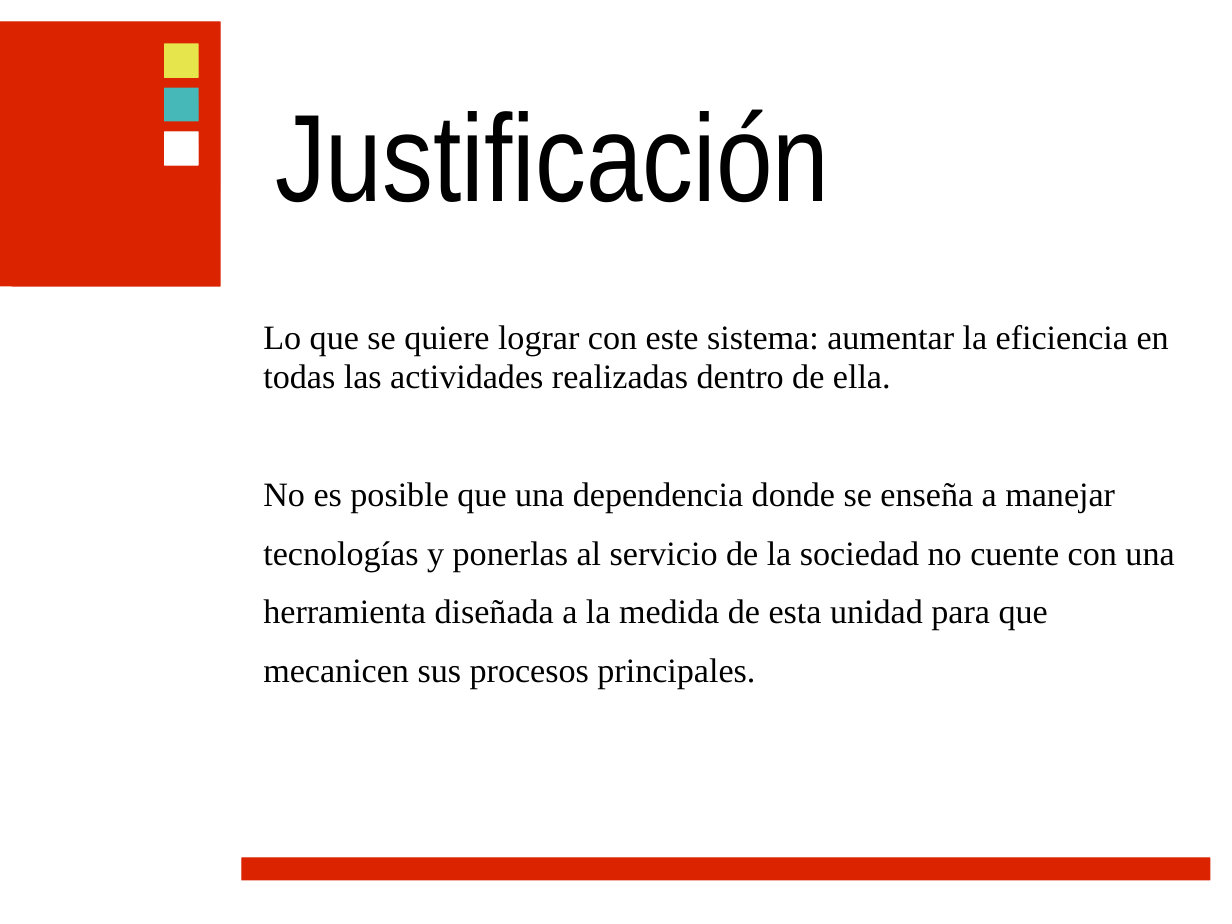
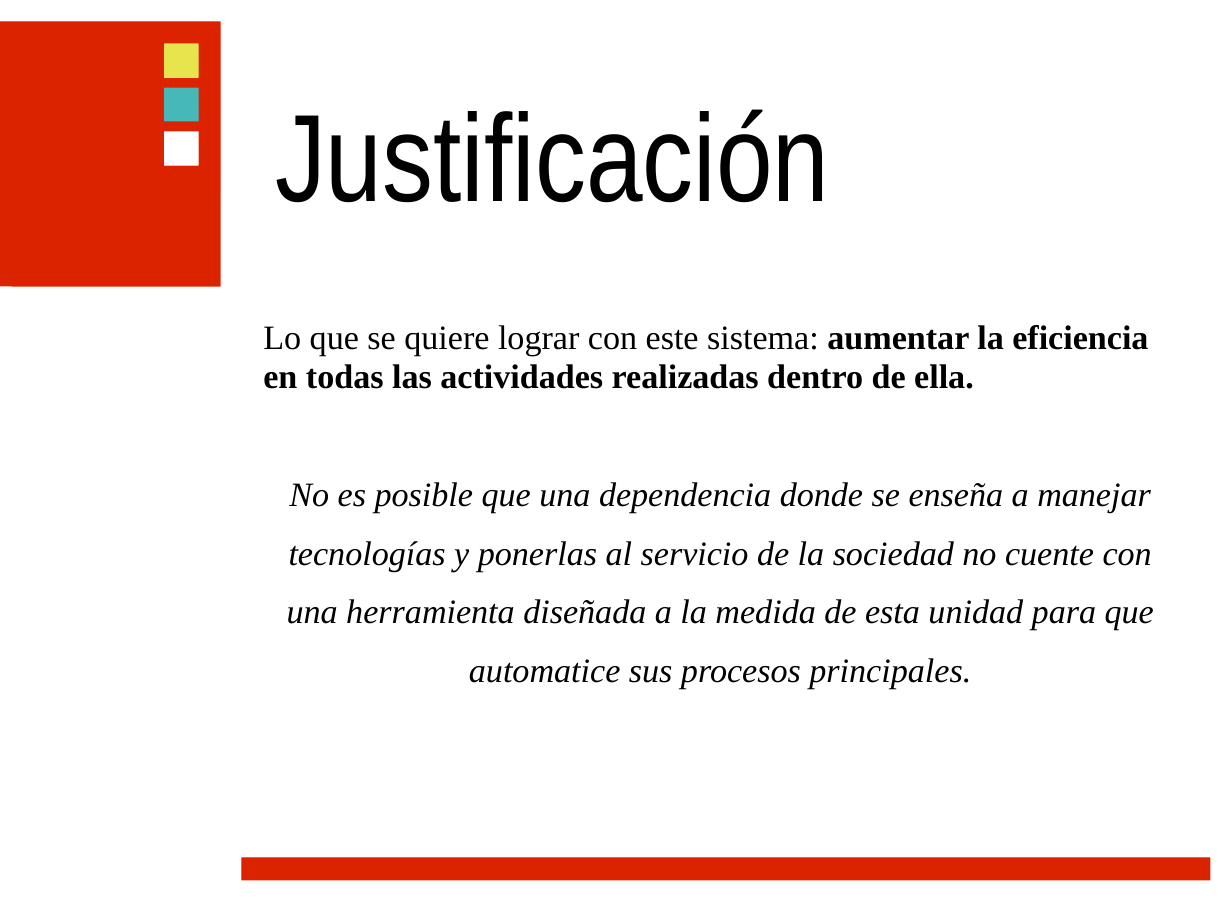
Before and after one commit to ramayac/jhard, a slide deck: slide 16 of presentaciones/primera defensa/jhard.ppt (slide 17 before the commit). Drawn at 1232x924 pixels with LibreOffice and Linux fonts; fonts in the diff are those of the drawing; background and template pictures are left out. Boxes give left, top, right and bottom in pixels: in the first picture for what was removed or moved away, otherwise in the second. Text is boxed around its words. In the diff, an @@ line names an element or a change of style, - is before the commit and + after.

Commit message:
fixes

```diff
--- a/presentaciones/primera defensa/jhard.ppt
+++ b/presentaciones/primera defensa/jhard.ppt
@@ text at box(263, 325, 1148, 389): bold on in "aumentar la eficiencia en todas las actividades ..." @@
@@ text at box(287, 482, 1154, 689): text changed; italic on @@
-No es posible que una dependencia donde se enseña a manejar tecnologías y ponerlas al servicio de la sociedad no cuente con una herramienta diseñada a la medida de esta unidad para que mecanicen sus procesos principales.
+No es posible que una dependencia donde se enseña a manejar tecnologías y ponerlas al servicio de la sociedad no cuente con una herramienta diseñada a la medida de esta unidad para que automatice sus procesos principales.
```
Also in this commit, not shown: 8 other slides changed, 2 slides removed.
